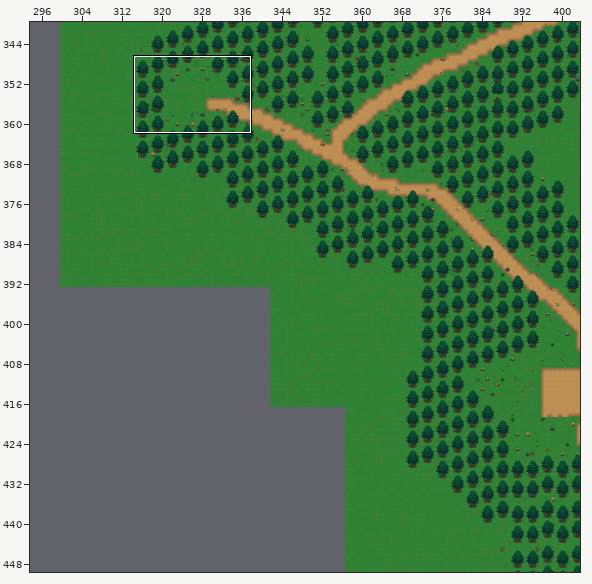
One commit to this Tiled map: Assets/Tilemaps/DeliriumTileMaps.tmx. The picture above shows the old version from afar; the outline marks the close-up.
Close-up. Old version:
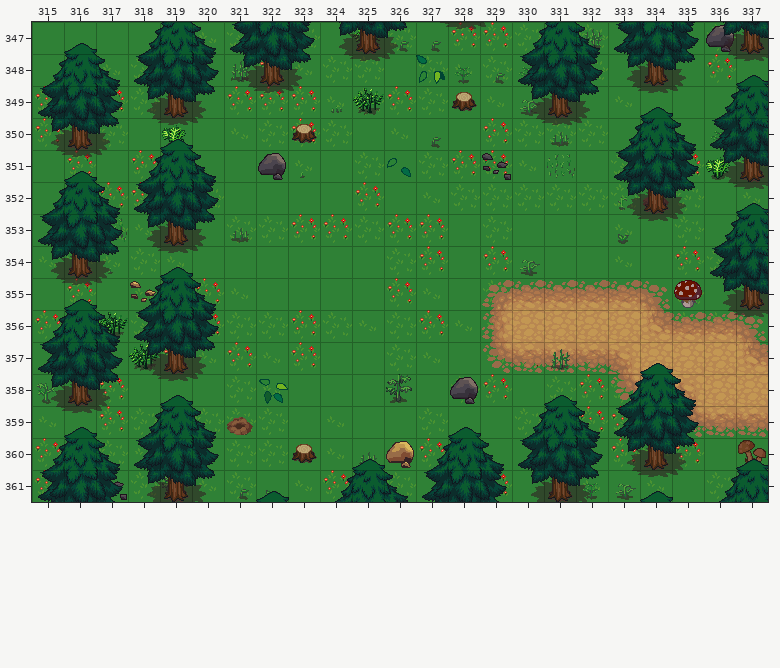
Cells are 32x32 px. Shown: x 315..337, y 347..361. The commit also changed other parts of the map, which this record leaves out.
After:
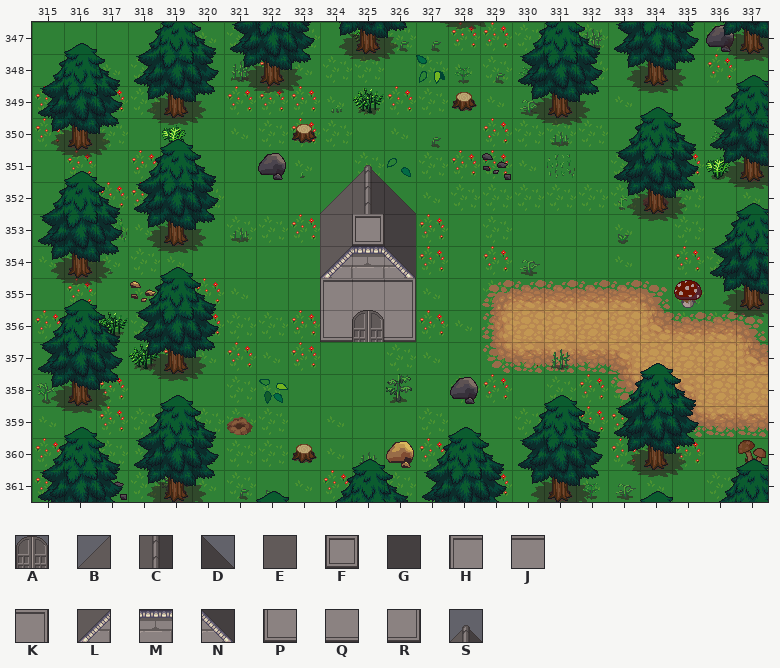
Key: from "build_atlas": A 106, B 205, C 206, D 207, E 239, F 240, G 241, H 242, J 243, K 244, L 273, M 274, N 275, P 276, Q 277, R 278, S 307.
_ is an empty cell, . an unchanged one.
Tiles of an added or newly shown layer are drawn over the layers below it.
Difference:
--- layer "Buildings"
@@ x 324..326 @@
-351 ._.
-352 ___
-353 ___
-354 ___
-355 ___
-356 ___
+351 .S.
+352 BCD
+353 EFG
+354 LMN
+355 HJK
+356 PQR
--- layer "House Decor" (added)
@@ x 325..325 @@
-356 _
+356 A
Where, in picture pixels (left, top, right, bottom), the same in both close-ups:
added: (320, 165, 416, 342)
